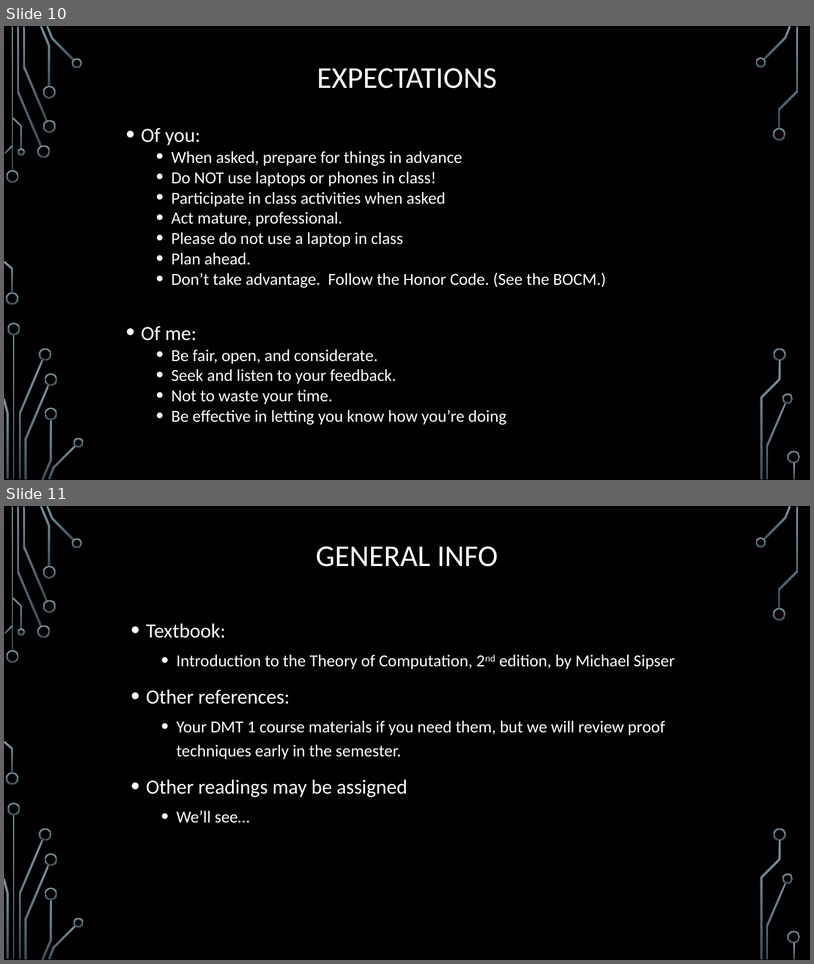
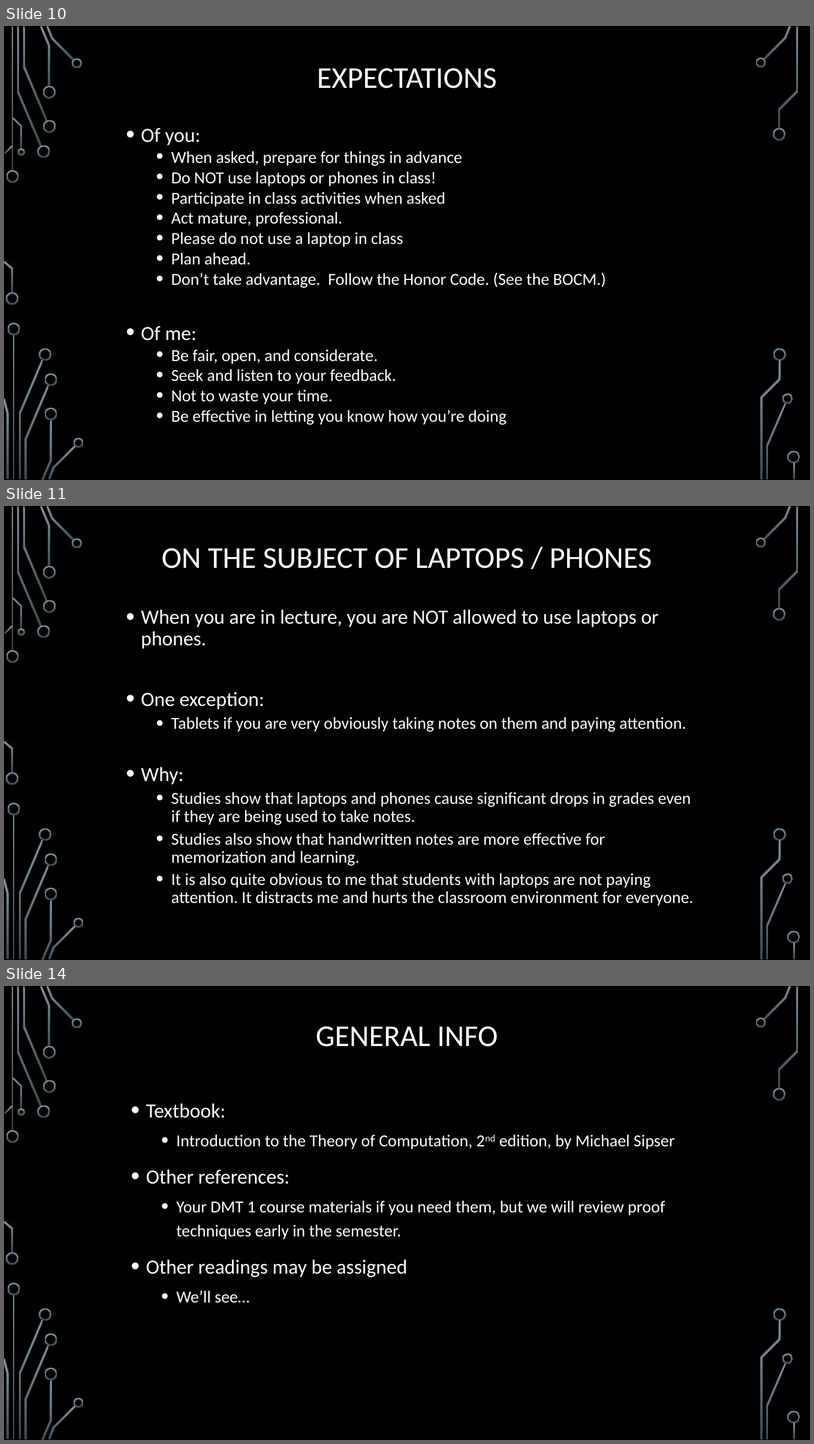
Before and after one commit to markfloryan/dmt2, a slide deck: slides/00-CourseIntroduction.pptx. Shown one above the other, each under a label of ours: slides 10 and 11 before the commit, slides 10, 11 and 14 after it; the slides between them are not shown. The pictures are 814x964 and 814x1444 pixels, drawn with LibreOffice and Linux fonts; fonts in the diff are those of the drawing; background and template pictures are left out. Boxes give left, top, right and bottom in pixels: in the first picture for what was removed or moved away, otherwise in the second. Text is boxed around its words. In the diff, an @@ line names an element or a change of style, - is before the commit and + after.

```diff
--- a/slides/00-CourseIntroduction.pptx
+++ b/slides/00-CourseIntroduction.pptx
@@ slide 11 added at (4, 506, 810, 960), background picture (left out); not listed: 36 template elements that a slide beside it also shows @@
@@ title added at (162, 548, 653, 568), 36 pt, text #FFFFFF @@
+ON THE SUBJECT OF LAPTOPS / PHONES
@@ text added at (141, 609, 694, 906), 20 pt, text #FFFFFF @@
+• When you are in lecture, you are NOT allowed to use laptops or phones.
+• One exception:
+  • Tablets if you are very obviously taking notes on them and paying attention.
+• Why:
+  • Studies show that laptops and phones cause significant drops in grades even if they are being used to take notes.
+  • Studies also show that handwritten notes are more effective for memorization and learning.
+  • It is also quite obvious to me that students with laptops are not paying attention. It distracts me and hurts the classroom environment for everyone.
@@ what was slide 11 is now slide 14 @@
```
Also in this commit, not shown: 11 slides changed, 5 other slides added, 1 slide removed, 10 other files.
